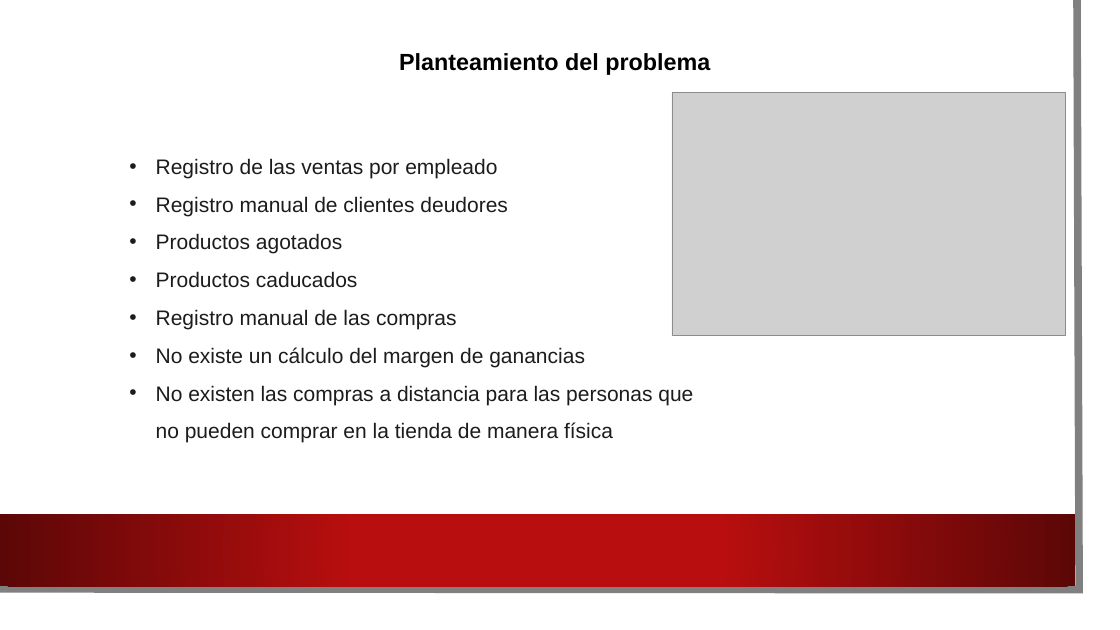
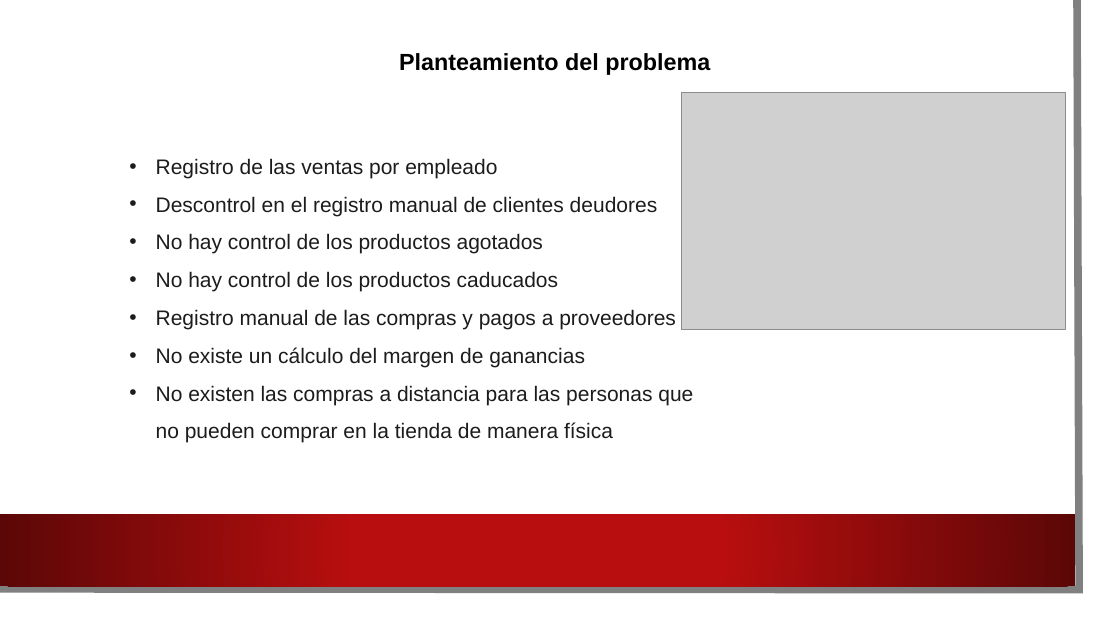
Before and after one commit to HeberZabdiel/FarmaciaGiDocumentos, a slide deck: slide 3 of SPRINT 1/Presentacion asesor uno.pptx. Drawn at 1120x630 pixels with LibreOffice and Linux fonts; fonts in the diff are those of the drawing; grey boxes stand for pictures; background and template pictures are left out. Boxes give left, top, right and bottom in pixels: in the first picture for what was removed or moved away, otherwise in the second. Text is boxed around its words. In the diff, an @@ line names an element or a change of style, - is before the commit and + after.

```diff
--- a/SPRINT 1/Presentacion asesor uno.pptx
+++ b/SPRINT 1/Presentacion asesor uno.pptx
@@ picture: place and size @@
-picture at (672,92,1065,335)
+picture at (681,92,1065,329)
@@ text at (156,196,676,329): text changed @@
-• Registro manual de clientes deudores
-• Productos agotados
-• Productos caducados
-• Registro manual de las compras
+• Descontrol en el registro manual de clientes deudores
+• No hay control de los productos agotados
+• No hay control de los productos caducados
+• Registro manual de las compras y pagos a proveedores
```
Also in this commit, not shown: 11 other files.
